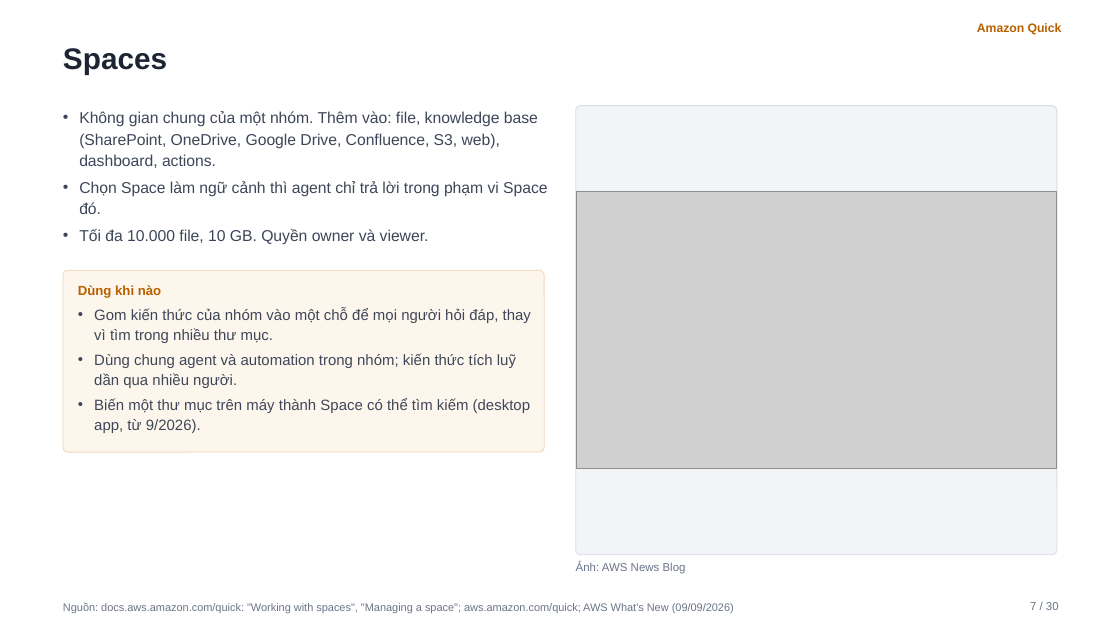
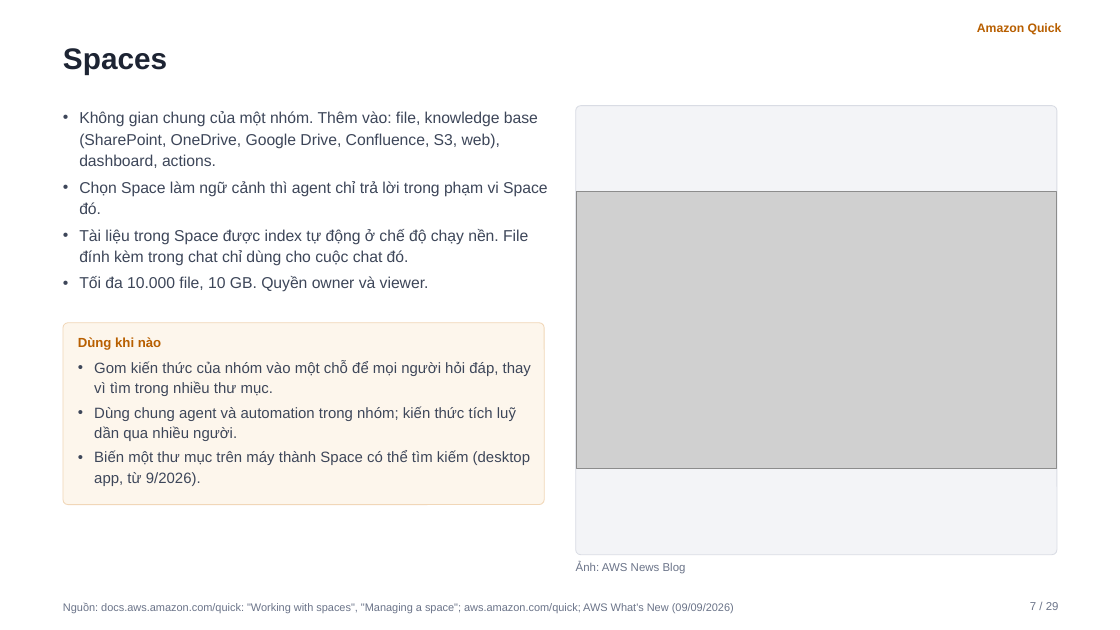
Before and after one commit to hiepnhoc/HiGa, a slide deck: slide 7 of public/slides/aws-kiro-quick/amazon-quick-va-kiro.pptx. Drawn at 1120x630 pixels with LibreOffice and Linux fonts; fonts in the diff are those of the drawing; grey boxes stand for pictures. Boxes give left, top, right and bottom in pixels: in the first picture for what was removed or moved away, otherwise in the second. Text is boxed around its words. In the diff, an @@ line names an element or a change of style, - is before the commit and + after.

```diff
--- a/public/slides/aws-kiro-quick/amazon-quick-va-kiro.pptx
+++ b/public/slides/aws-kiro-quick/amazon-quick-va-kiro.pptx
@@ text at [79, 229, 528, 266]: paragraph added @@
+• Tài liệu trong Space được index tự động ở chế độ chạy nền. File đính kèm trong chat chỉ dùng cho cuộc chat đó.
@@ rounded rectangle: place and size @@
-rounded rectangle at [63, 271, 544, 453]
+rounded rectangle at [63, 323, 544, 505]
@@ text "Dùng khi nào": place and size @@
-text "Dùng khi nào" at [78, 285, 161, 298]
+text "Dùng khi nào" at [78, 337, 161, 350]
@@ text "Gom kiến thức của nhóm ...": place and size @@
-text "Gom kiến thức của nhóm ..." at [94, 308, 531, 433]
+text "Gom kiến thức của nhóm ..." at [94, 361, 531, 486]
@@ text at [1030, 602, 1059, 610]: text changed @@
-7 / 30
+7 / 29
```
Also in this commit, not shown: 27 other slides changed, 1 slide removed, 3 other files.
